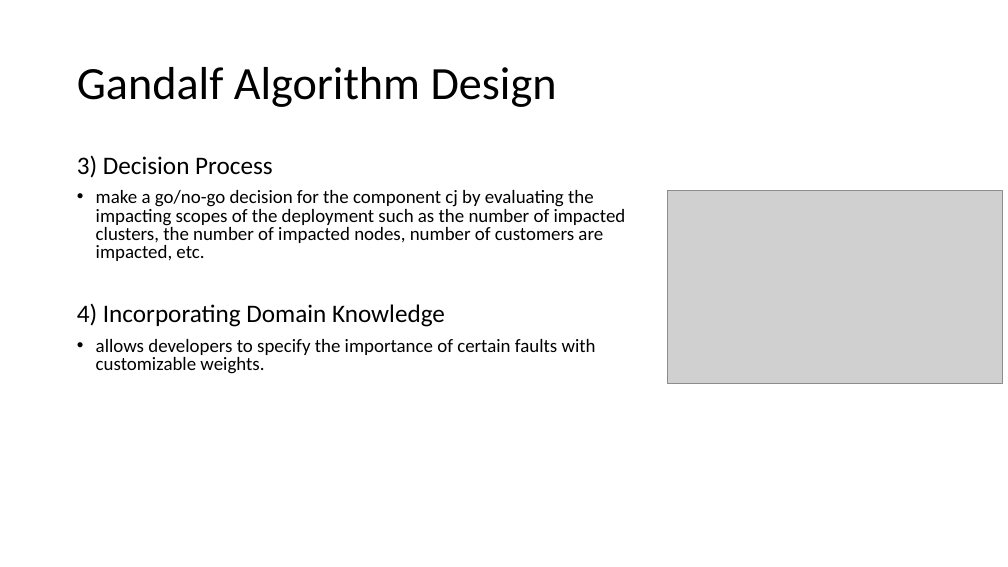
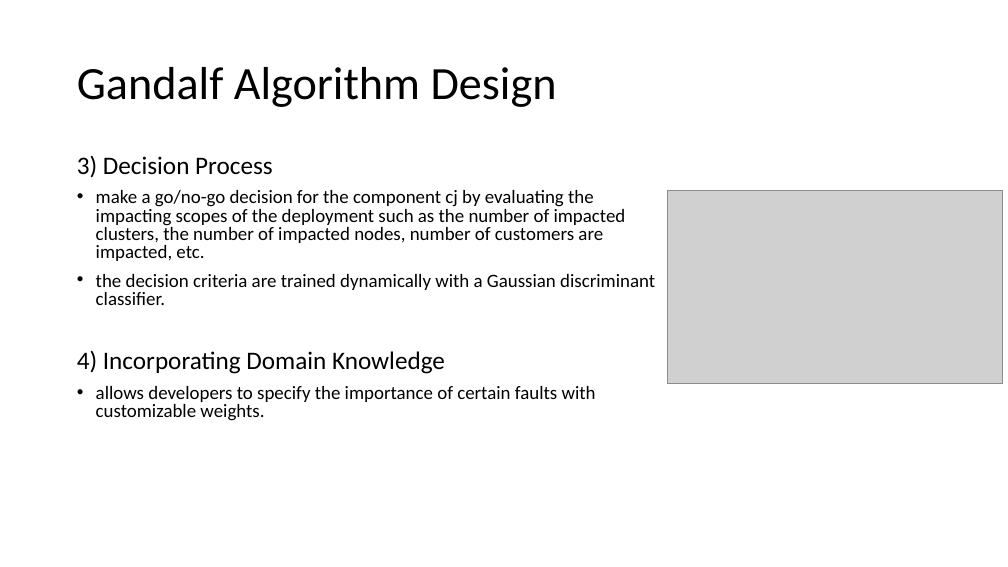
Before and after one commit to JiayanFighting/MECReference, a slide deck: slide 10 of Gandalf/Gandalf.pptx. Drawn at 1008x567 pixels with LibreOffice and Linux fonts; fonts in the diff are those of the drawing; grey boxes stand for pictures. Boxes give left, top, right and bottom in pixels: in the first picture for what was removed or moved away, otherwise in the second. Text is boxed around its words. In the diff, an @@ line names an element or a change of style, - is before the commit and + after.

```diff
--- a/Gandalf/Gandalf.pptx
+++ b/Gandalf/Gandalf.pptx
@@ text at [96,274,655,305]: paragraph added @@
+• the decision criteria are trained dynamically with a Gaussian discriminant classifier.
```
Also in this commit, not shown: 1 other file.
